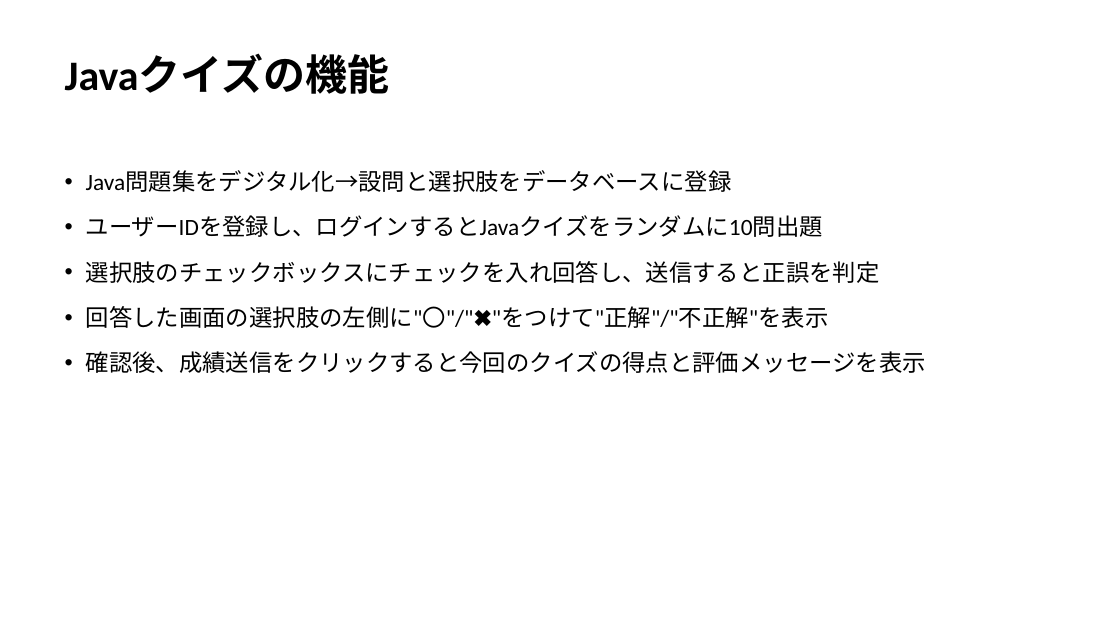
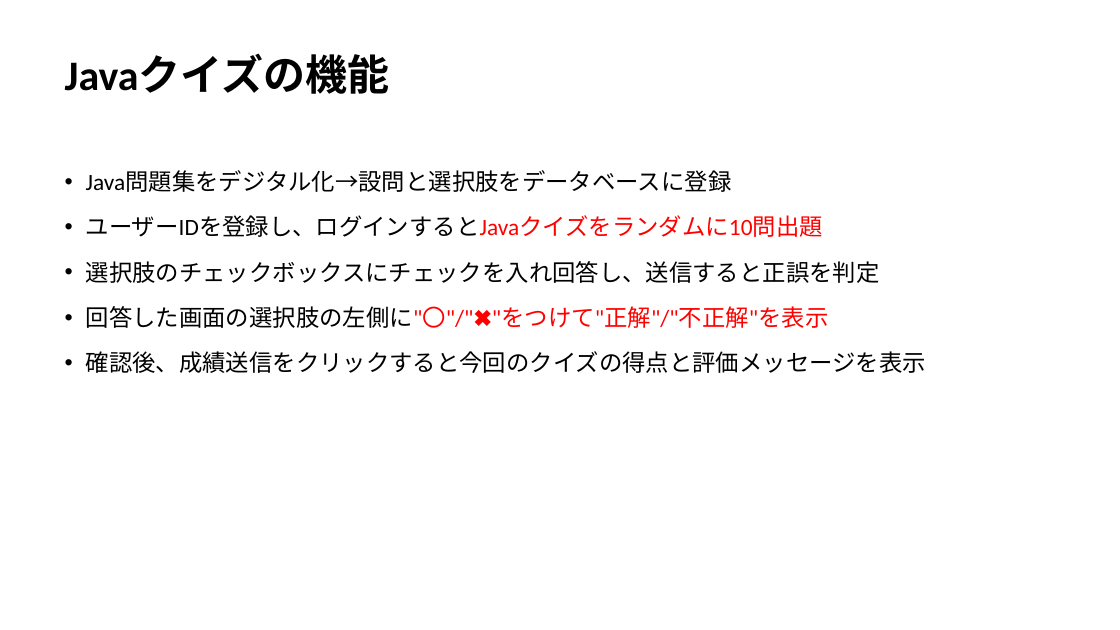
Before and after one commit to Kimoto-Toshihiko/seisaku, a slide deck: slide 3 of 卒業制作『Javaクイズ』について[20240627].pptx. Drawn at 1120x630 pixels with LibreOffice and Linux fonts; fonts in the diff are those of the drawing. Boxes give left, top, right and bottom in pixels: in the first picture for what was removed or moved away, otherwise in the second. Text is boxed around its words. In the diff, an @@ line names an element or a change of style, - is before the commit and + after.

Commit message:
プレゼン資料を修正しました

```diff
--- a/卒業制作『Javaクイズ』について[20240627].pptx
+++ b/卒業制作『Javaクイズ』について[20240627].pptx
@@ text at (x1=86, y1=215, x2=828, y2=328): text colour #000000 to #FF0000 in "ユーザーIDを登録し、ログインするとJavaクイズをランダムに10問出題", "回答した画面の選択肢の左側に"〇"/"✖"をつけて"正解"/"不正解"を表示" @@
```
Also in this commit, not shown: 3 other slides changed.
